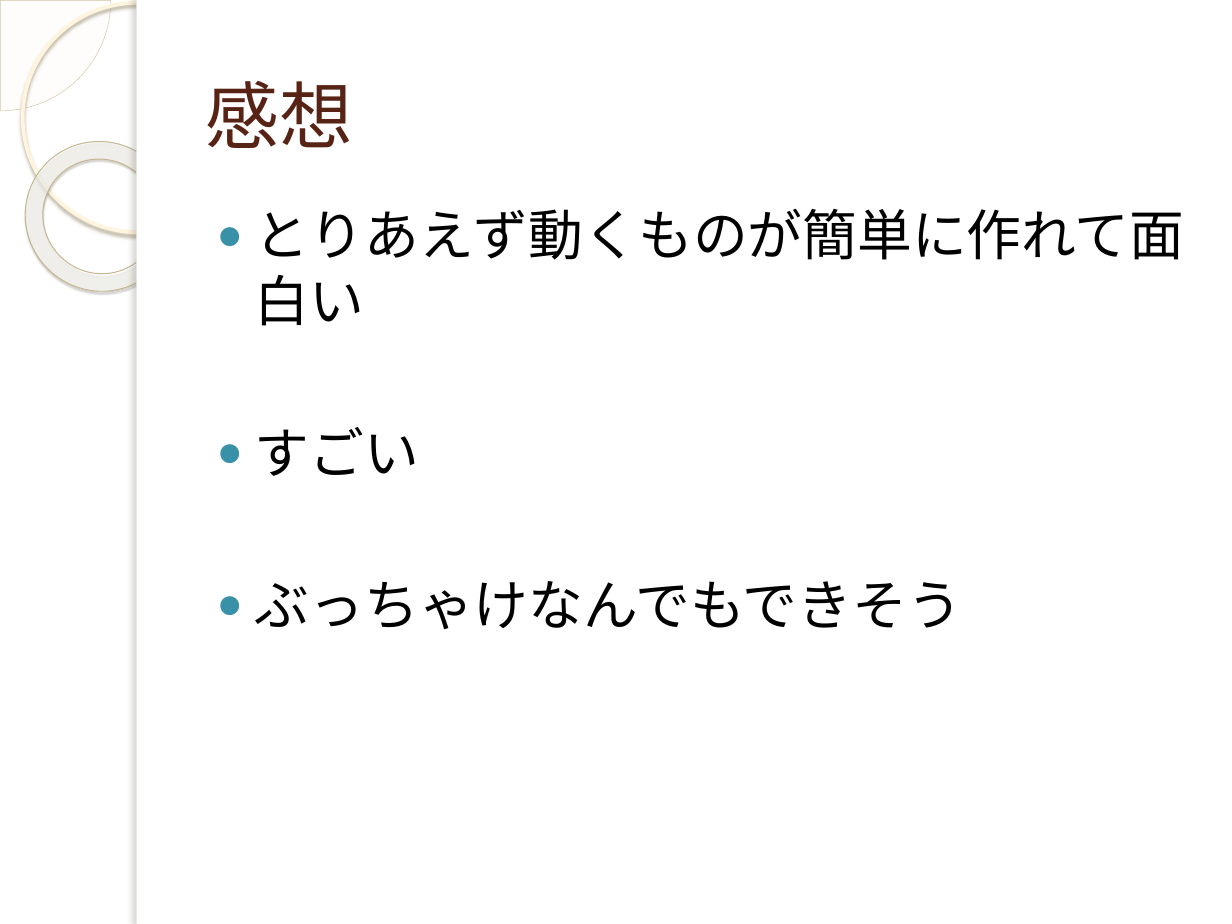
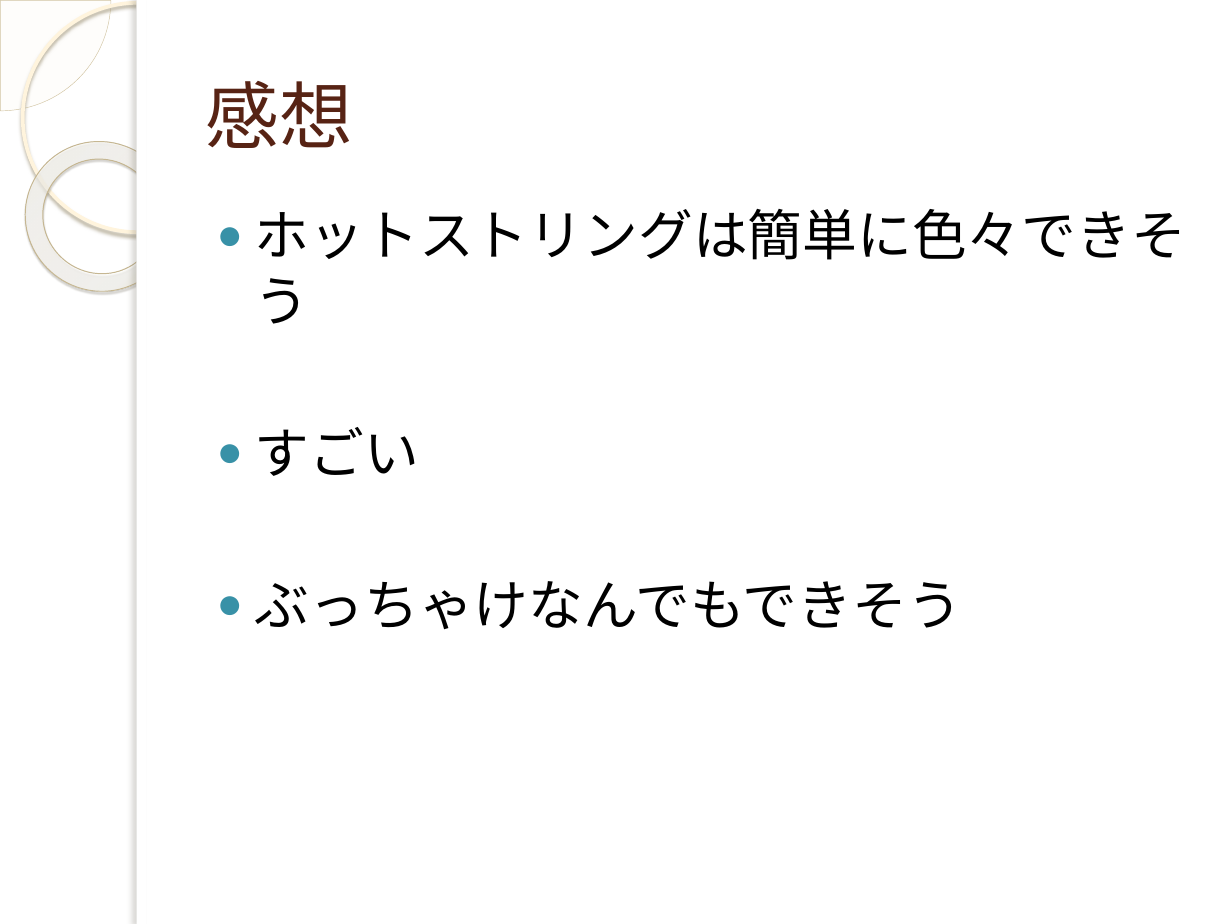
Before and after one commit to yuridonus/FEstudy, a slide deck: slide 16 of autoHotkey.pptx. Drawn at 1232x924 pixels with LibreOffice and Linux fonts; fonts in the diff are those of the drawing; background and template pictures are left out. Boxes give left, top, right and bottom in pixels: in the first picture for what was removed or moved away, otherwise in the second. Text is boxed around its words. In the diff, an @@ line names an element or a change of style, - is before the commit and + after.

```diff
--- a/autoHotkey.pptx
+++ b/autoHotkey.pptx
@@ text at <box>255,209,1186,324</box>: text changed @@
-● とりあえず動くものが簡単に作れて面白い
+● ホットストリングは簡単に色々できそう
```
Also in this commit, not shown: 4 slides added, 4 slides removed, 3 other files.
